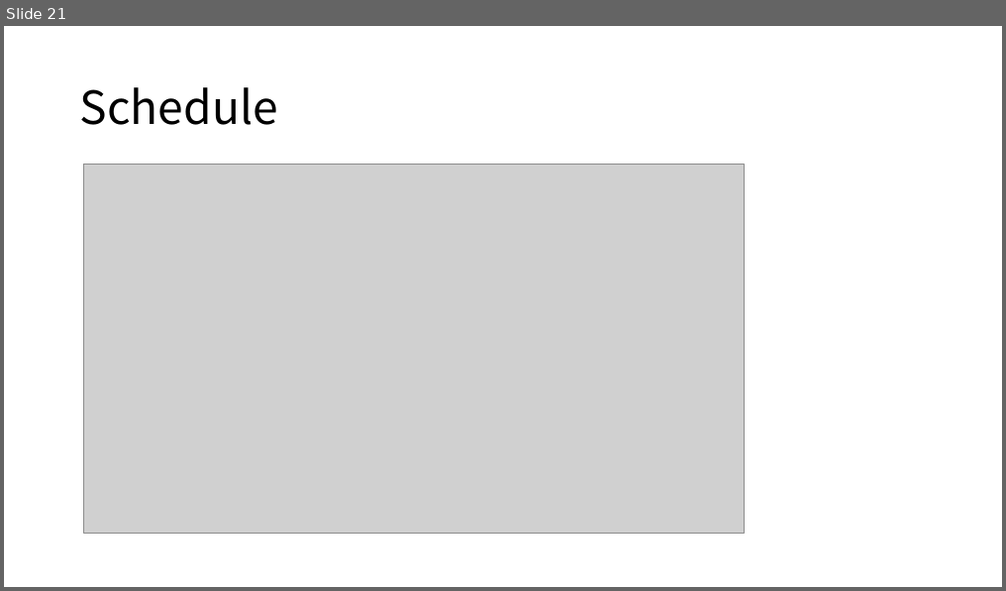
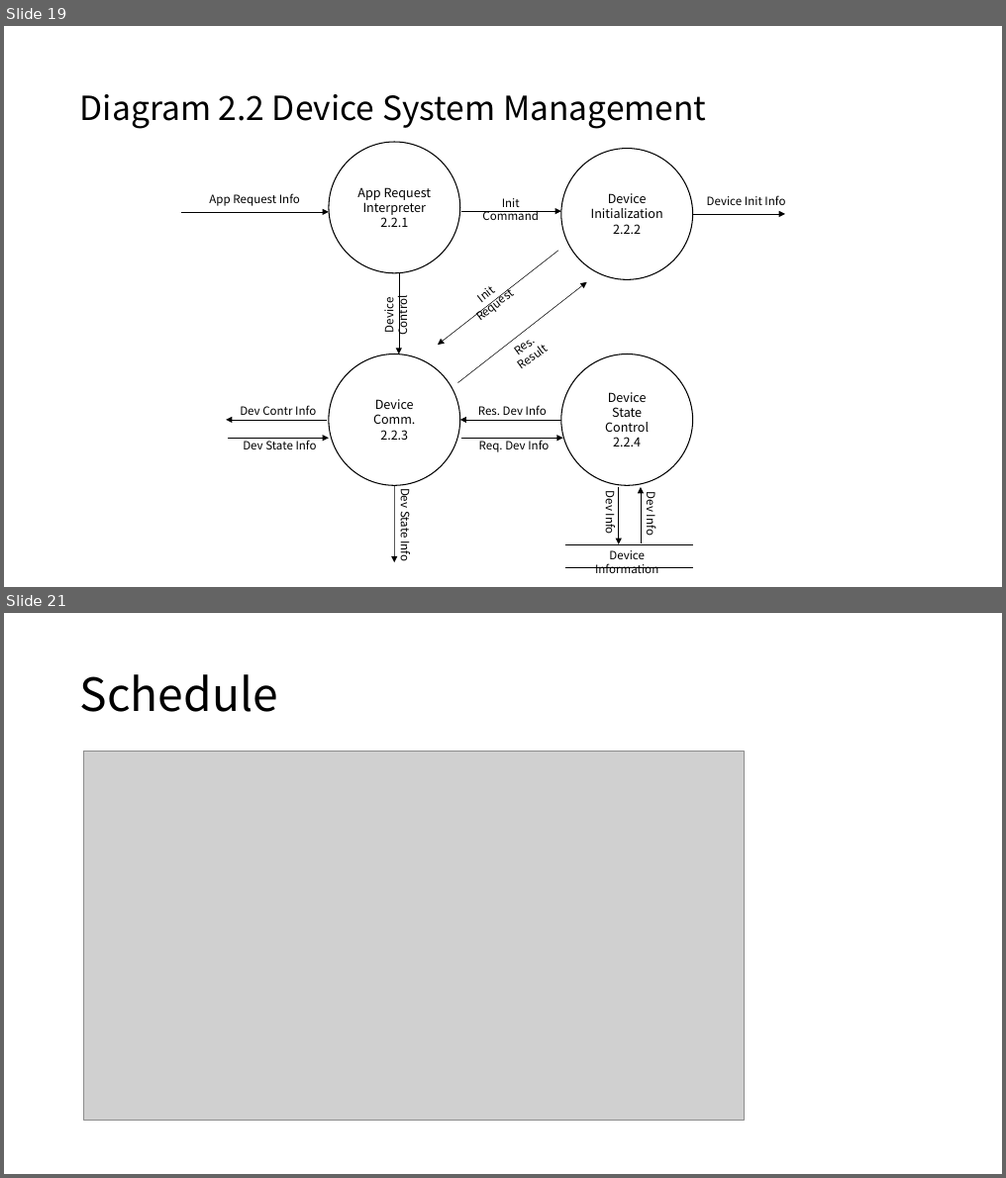
Before and after one commit to soobinjeon/MinT, a slide deck: doc/Framework Development Note.pptx. Shown one above the other, each under a label of ours: slide 21 before the commit, slides 19 and 21 after it; the slides between them are not shown. The pictures are 1006x591 and 1006x1178 pixels, drawn with LibreOffice and Linux fonts; fonts in the diff are those of the drawing; grey boxes stand for pictures. Boxes give left, top, right and bottom in pixels: in the first picture for what was removed or moved away, otherwise in the second. Text is boxed around its words. In the diff, an @@ line names an element or a change of style, - is before the commit and + after.

```diff
--- a/doc/Framework Development Note.pptx
+++ b/doc/Framework Development Note.pptx
@@ slide 19 added at box(4, 26, 1002, 587), background #FFFFFF @@
@@ title added at box(80, 94, 707, 129), 32 pt, text #000000 @@
+Diagram 2.2 Device System Management
@@ ellipse added at box(329, 142, 460, 274), outline #000000 1 pt, 12 pt, text #000000 @@
+App Request
+Interpreter
+2.2.1
@@ ellipse added at box(561, 148, 693, 279), outline #000000 1 pt, 12 pt, text #000000 @@
+Device
+Initialization
+2.2.2
@@ text added at box(209, 193, 300, 206), 11 pt, text #000000 @@
+App Request Info
@@ text added at box(482, 198, 539, 220), 11 pt, text #000000 @@
+Init Command
@@ text added at box(707, 195, 785, 205), 11 pt, text #000000 @@
+Device Init Info
@@ arrow added from (180, 212) to (329, 212), #000000 0.5 pt @@
@@ arrow added from (462, 212) to (561, 212), #000000 0.5 pt @@
@@ arrow added from (693, 214) to (785, 214), #000000 0.5 pt @@
@@ group added at box(438, 251, 587, 383): 2 arrows, 2 texts @@
+Res. Result
+Init Request
@@ arrow added from (399, 274) to (399, 355), #000000 0.5 pt @@
@@ text added at box(380, 299, 411, 335), 11 pt, text #000000 @@
+Device Control
@@ ellipse added at box(329, 355, 460, 486), outline #000000 1 pt, 12 pt, text #000000 @@
+Device
+Comm.
+2.2.3
@@ ellipse added at box(561, 355, 693, 486), outline #000000 1 pt, 12 pt, text #000000 @@
+Device
+State
+Control
+2.2.4
@@ text added at box(240, 405, 316, 415), 11 pt, text #000000 @@
+Dev Contr Info
@@ text added at box(478, 405, 547, 415), 11 pt, text #000000 @@
+Res. Dev Info
@@ arrow added from (328, 420) to (226, 420), #000000 0.5 pt @@
@@ arrow added from (228, 439) to (329, 439), #000000 0.5 pt @@
@@ text added at box(243, 438, 317, 450), 11 pt, text #000000 @@
+Dev State Info
@@ arrow added from (561, 420) to (460, 420), #000000 0.5 pt @@
@@ arrow added from (462, 439) to (563, 439), #000000 0.5 pt @@
@@ text added at box(479, 438, 548, 453), 11 pt, text #000000 @@
+Req. Dev Info
@@ arrow added from (395, 485) to (395, 563), #000000 0.5 pt @@
@@ text added at box(398, 490, 415, 562), 11 pt, text #000000 @@
+Dev State Info
@@ text added at box(603, 493, 620, 535), 11 pt, text #000000 @@
+Dev Info
@@ arrow added from (619, 487) to (619, 545), #000000 0.5 pt @@
@@ arrow added from (642, 544) to (642, 487), #000000 0.5 pt @@
@@ text added at box(644, 494, 660, 536), 11 pt, text #000000 @@
+Dev Info
@@ line added from (565, 545) to (693, 545), #000000 0.5 pt @@
@@ text added at box(595, 551, 658, 573), 11 pt, text #000000 @@
+Device Information
@@ line added from (565, 569) to (693, 569), #000000 0.5 pt @@
```
Also in this commit, not shown: 6 slides changed, 4 other slides added, 4 slides removed, 10 other files.
